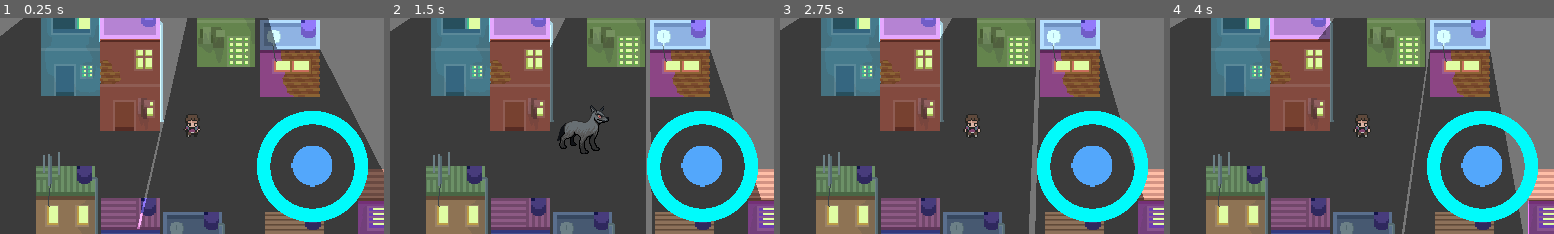
Above: before the commit, frames 1-4 (left to right).
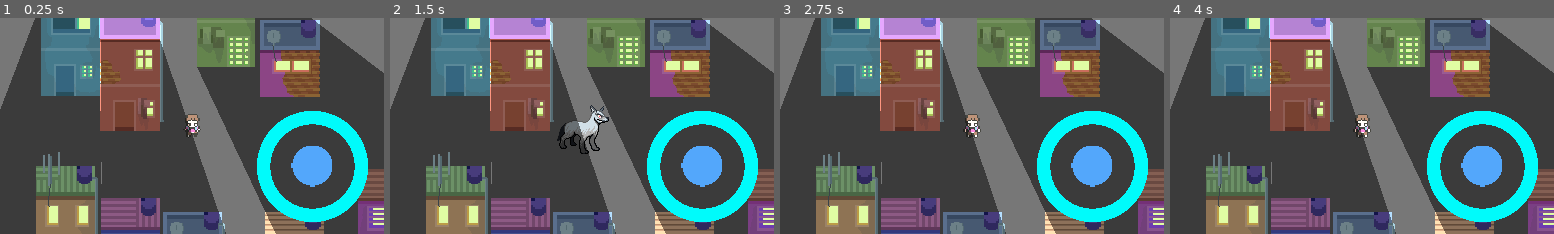
Above: after the commit, the same moments.

Repository: StitchedTeam/werewolf
Game: Godot game, scene res://Sandbox/Sandbox.tscn
Two runs of this game, one before a commit and one after it. Both use one fixed random seed, a clock stepped at 60 frames per second and the inputs below. This scene is started directly instead of the project's main scene.
Inputs (mouse positions are in pixels of both pictures, inside the frame that each line leads up to):
- Up to frame 1 (0.25 s): no input
- Up to frame 2 (1.5 s): tap Enter at 0.5 s; move the mouse to (666, 115) at 0.52 s; press the mouse at (666, 115) at 0.53 s; hold Right (ui_right) 0.53-1.28 s; tap Space (ui_select) at 0.77 s; move the mouse to (505, 136) at 1.27 s; release the mouse at (505, 136) at 1.28 s; hold Left (ui_left) from 1.28 s (still down); click (505, 136) at 1.35 s
- Up to frame 3 (2.75 s): tap Space (ui_select) at 1.52 s; move the mouse to (1010, 78) at 2.02 s; release Left (ui_left) at 2.03 s; press the mouse at (1010, 78) at 2.03 s; hold Right (ui_right) from 2.03 s (still down)
- Up to frame 4 (4 s): move the mouse to (1342, 169) at 2.77 s; release the mouse at (1342, 169) at 2.78 s; click (1342, 169) at 2.85 s; tap Space (ui_select) at 3.02, 3.77 s; move the mouse to (1477, 158) at 3.52 s; release Right (ui_right) at 3.53 s; press the mouse at (1477, 158) at 3.53 s; hold Left (ui_left) from 3.53 s (still down)

The runs differ from the first frame. In frame 1, 18% of the frame differs, in the area x 0-100%, y 0-100%; in frame 2, 20%; in frame 3, 21%; in frame 4, 22%.
Error after the commit: Invalid get index 'position' (on base: 'null instance'). (res://Sandbox/Sandbox.gd:21)

Commit message:
created Moonlight scene and added radial raycasts

Diff:
--- a/Werewolf/Characters/Werewolf.tscn
+++ b/Werewolf/Characters/Werewolf.tscn
@@ -559,6 +559,7 @@
 blend_times = [  ]
 
 [node name="Camera2D" type="Camera2D" parent="."]
+editor/display_folded = true
 anchor_mode = 1
 rotating = false
 current = true
--- a/Werewolf/Props/Moonlight.tscn
+++ b/Werewolf/Props/Moonlight.tscn
@@ -1,20 +1,353 @@
-[gd_scene load_steps=2 format=2]
-
-[sub_resource type="ConvexPolygonShape2D" id=1]
-
-custom_solver_bias = 0.0
-points = PoolVector2Array( 5, 0, 15, 10, -15, 10, -5, 0 )
-_sections_unfolded = [ "points" ]
-
-[node name="Moonlight" type="Area2D"]
-input_pickable = true
-gravity_vec = Vector2( 0, 1 )
-gravity = 98.0
-linear_damp = 0.1
-angular_damp = 1.0
-audio_bus_override = false
-audio_bus_name = "Master"
-
-[node name="CollisionShape2D" type="CollisionShape2D" parent="."]
-shape = SubResource( 1 )
-_sections_unfolded = [ "shape" ]
+[gd_scene load_steps=3 format=2]
+
+[ext_resource path="res://Assets/Sprites/Placeholder/bg.png" type="Texture" id=1]
+[ext_resource path="res://Assets/Sprites/Placeholder/white_large.png" type="Texture" id=2]
+
+[node name="Moonlight" type="Node2D"]
+
+[node name="Background" type="Sprite" parent="."]
+visible = false
+texture = ExtResource( 1 )
+_sections_unfolded = [ "Transform" ]
+__meta__ = {
+"_edit_lock_": true
+}
+
+[node name="Light2D" type="Light2D" parent="."]
+enabled = true
+editor_only = false
+texture = ExtResource( 2 )
+offset = Vector2( 0, 0 )
+texture_scale = 1.0
+color = Color( 1, 1, 1, 1 )
+energy = 1.0
+mode = 0
+range_height = 0.0
+range_z_min = -1024
+range_z_max = 0
+range_layer_min = 0
+range_layer_max = 0
+range_item_cull_mask = 1
+shadow_enabled = true
+shadow_color = Color( 0, 0, 0, 0 )
+shadow_buffer_size = 2048
+shadow_gradient_length = 0.0
+shadow_filter = 0
+shadow_filter_smooth = 0.0
+shadow_item_cull_mask = 1
+_sections_unfolded = [ "Range", "Shadow", "Transform" ]
+__meta__ = {
+"_edit_lock_": true
+}
+
+[node name="RaycastsR" type="Node2D" parent="."]
+editor/display_folded = true
+
+[node name="RayCast2D" type="RayCast2D" parent="RaycastsR"]
+enabled = false
+exclude_parent = true
+cast_to = Vector2( 0, 512 )
+collision_mask = 1
+
+[node name="RayCast2D2" type="RayCast2D" parent="RaycastsR"]
+enabled = false
+exclude_parent = true
+cast_to = Vector2( 32, 512 )
+collision_mask = 1
+
+[node name="RayCast2D3" type="RayCast2D" parent="RaycastsR"]
+enabled = false
+exclude_parent = true
+cast_to = Vector2( 64, 512 )
+collision_mask = 1
+
+[node name="RayCast2D4" type="RayCast2D" parent="RaycastsR"]
+enabled = false
+exclude_parent = true
+cast_to = Vector2( 96, 512 )
+collision_mask = 1
+
+[node name="RayCast2D5" type="RayCast2D" parent="RaycastsR"]
+enabled = false
+exclude_parent = true
+cast_to = Vector2( 128, 512 )
+collision_mask = 1
+
+[node name="RayCast2D6" type="RayCast2D" parent="RaycastsR"]
+enabled = false
+exclude_parent = true
+cast_to = Vector2( 160, 512 )
+collision_mask = 1
+
+[node name="RayCast2D7" type="RayCast2D" parent="RaycastsR"]
+enabled = false
+exclude_parent = true
+cast_to = Vector2( 192, 512 )
+collision_mask = 1
+
+[node name="RayCast2D8" type="RayCast2D" parent="RaycastsR"]
+enabled = false
+exclude_parent = true
+cast_to = Vector2( 224, 512 )
+collision_mask = 1
+
+[node name="RayCast2D9" type="RayCast2D" parent="RaycastsR"]
+enabled = false
+exclude_parent = true
+cast_to = Vector2( 256, 512 )
+collision_mask = 1
+
+[node name="RayCast2D10" type="RayCast2D" parent="RaycastsR"]
+enabled = false
+exclude_parent = true
+cast_to = Vector2( 288, 512 )
+collision_mask = 1
+
+[node name="RayCast2D11" type="RayCast2D" parent="RaycastsR"]
+enabled = false
+exclude_parent = true
+cast_to = Vector2( 320, 512 )
+collision_mask = 1
+
+[node name="RayCast2D12" type="RayCast2D" parent="RaycastsR"]
+enabled = false
+exclude_parent = true
+cast_to = Vector2( 352, 512 )
+collision_mask = 1
+
+[node name="RayCast2D13" type="RayCast2D" parent="RaycastsR"]
+enabled = false
+exclude_parent = true
+cast_to = Vector2( 384, 512 )
+collision_mask = 1
+
+[node name="RayCast2D14" type="RayCast2D" parent="RaycastsR"]
+enabled = false
+exclude_parent = true
+cast_to = Vector2( 416, 512 )
+collision_mask = 1
+
+[node name="RayCast2D15" type="RayCast2D" parent="RaycastsR"]
+enabled = false
+exclude_parent = true
+cast_to = Vector2( 448, 512 )
+collision_mask = 1
+
+[node name="RayCast2D16" type="RayCast2D" parent="RaycastsR"]
+enabled = false
+exclude_parent = true
+cast_to = Vector2( 480, 512 )
+collision_mask = 1
+
+[node name="RayCast2D17" type="RayCast2D" parent="RaycastsR"]
+enabled = false
+exclude_parent = true
+cast_to = Vector2( 512, 512 )
+collision_mask = 1
+
+[node name="RayCast2D18" type="RayCast2D" parent="RaycastsR"]
+enabled = false
+exclude_parent = true
+cast_to = Vector2( 544, 512 )
+collision_mask = 1
+
+[node name="RayCast2D19" type="RayCast2D" parent="RaycastsR"]
+enabled = false
+exclude_parent = true
+cast_to = Vector2( 576, 512 )
+collision_mask = 1
+
+[node name="RayCast2D20" type="RayCast2D" parent="RaycastsR"]
+enabled = false
+exclude_parent = true
+cast_to = Vector2( 608, 512 )
+collision_mask = 1
+
+[node name="RayCast2D21" type="RayCast2D" parent="RaycastsR"]
+enabled = false
+exclude_parent = true
+cast_to = Vector2( 640, 512 )
+collision_mask = 1
+
+[node name="RayCast2D22" type="RayCast2D" parent="RaycastsR"]
+enabled = false
+exclude_parent = true
+cast_to = Vector2( 672, 512 )
+collision_mask = 1
+
+[node name="RayCast2D23" type="RayCast2D" parent="RaycastsR"]
+enabled = false
+exclude_parent = true
+cast_to = Vector2( 704, 512 )
+collision_mask = 1
+
+[node name="RayCast2D24" type="RayCast2D" parent="RaycastsR"]
+enabled = false
+exclude_parent = true
+cast_to = Vector2( 704, 512 )
+collision_mask = 1
+
+[node name="RayCast2D25" type="RayCast2D" parent="RaycastsR"]
+enabled = false
+exclude_parent = true
+cast_to = Vector2( 736, 512 )
+collision_mask = 1
+
+[node name="RayCast2D26" type="RayCast2D" parent="RaycastsR"]
+enabled = false
+exclude_parent = true
+cast_to = Vector2( 768, 512 )
+collision_mask = 1
+
+[node name="RaycastsL" type="Node2D" parent="."]
+editor/display_folded = true
+
+[node name="RayCast2D2" type="RayCast2D" parent="RaycastsL"]
+enabled = false
+exclude_parent = true
+cast_to = Vector2( -32, 512 )
+collision_mask = 1
+
+[node name="RayCast2D3" type="RayCast2D" parent="RaycastsL"]
+enabled = false
+exclude_parent = true
+cast_to = Vector2( -64, 512 )
+collision_mask = 1
+
+[node name="RayCast2D4" type="RayCast2D" parent="RaycastsL"]
+enabled = false
+exclude_parent = true
+cast_to = Vector2( -96, 512 )
+collision_mask = 1
+
+[node name="RayCast2D5" type="RayCast2D" parent="RaycastsL"]
+enabled = false
+exclude_parent = true
+cast_to = Vector2( -128, 512 )
+collision_mask = 1
+
+[node name="RayCast2D6" type="RayCast2D" parent="RaycastsL"]
+enabled = false
+exclude_parent = true
+cast_to = Vector2( -160, 512 )
+collision_mask = 1
+
+[node name="RayCast2D7" type="RayCast2D" parent="RaycastsL"]
+enabled = false
+exclude_parent = true
+cast_to = Vector2( -192, 512 )
+collision_mask = 1
+
+[node name="RayCast2D8" type="RayCast2D" parent="RaycastsL"]
+enabled = false
+exclude_parent = true
+cast_to = Vector2( -224, 512 )
+collision_mask = 1
+
+[node name="RayCast2D9" type="RayCast2D" parent="RaycastsL"]
+enabled = false
+exclude_parent = true
+cast_to = Vector2( -256, 512 )
+collision_mask = 1
+
+[node name="RayCast2D10" type="RayCast2D" parent="RaycastsL"]
+enabled = false
+exclude_parent = true
+cast_to = Vector2( -288, 512 )
+collision_mask = 1
+
+[node name="RayCast2D11" type="RayCast2D" parent="RaycastsL"]
+enabled = false
+exclude_parent = true
+cast_to = Vector2( -320, 512 )
+collision_mask = 1
+
+[node name="RayCast2D12" type="RayCast2D" parent="RaycastsL"]
+enabled = false
+exclude_parent = true
+cast_to = Vector2( -352, 512 )
+collision_mask = 1
+
+[node name="RayCast2D13" type="RayCast2D" parent="RaycastsL"]
+enabled = false
+exclude_parent = true
+cast_to = Vector2( -384, 512 )
+collision_mask = 1
+
+[node name="RayCast2D14" type="RayCast2D" parent="RaycastsL"]
+enabled = false
+exclude_parent = true
+cast_to = Vector2( -416, 512 )
+collision_mask = 1
+
+[node name="RayCast2D15" type="RayCast2D" parent="RaycastsL"]
+enabled = false
+exclude_parent = true
+cast_to = Vector2( -448, 512 )
+collision_mask = 1
+
+[node name="RayCast2D16" type="RayCast2D" parent="RaycastsL"]
+enabled = false
+exclude_parent = true
+cast_to = Vector2( -480, 512 )
+collision_mask = 1
+
+[node name="RayCast2D17" type="RayCast2D" parent="RaycastsL"]
+enabled = false
+exclude_parent = true
+cast_to = Vector2( -512, 512 )
+collision_mask = 1
+
+[node name="RayCast2D18" type="RayCast2D" parent="RaycastsL"]
+enabled = false
+exclude_parent = true
+cast_to = Vector2( -544, 512 )
+collision_mask = 1
+
+[node name="RayCast2D19" type="RayCast2D" parent="RaycastsL"]
+enabled = false
+exclude_parent = true
+cast_to = Vector2( -576, 512 )
+collision_mask = 1
+
+[node name="RayCast2D20" type="RayCast2D" parent="RaycastsL"]
+enabled = false
+exclude_parent = true
+cast_to = Vector2( -608, 512 )
+collision_mask = 1
+
+[node name="RayCast2D21" type="RayCast2D" parent="RaycastsL"]
+enabled = false
+exclude_parent = true
+cast_to = Vector2( -640, 512 )
+collision_mask = 1
+
+[node name="RayCast2D22" type="RayCast2D" parent="RaycastsL"]
+enabled = false
+exclude_parent = true
+cast_to = Vector2( -672, 512 )
+collision_mask = 1
+
+[node name="RayCast2D23" type="RayCast2D" parent="RaycastsL"]
+enabled = false
+exclude_parent = true
+cast_to = Vector2( -704, 512 )
+collision_mask = 1
+
+[node name="RayCast2D24" type="RayCast2D" parent="RaycastsL"]
+enabled = false
+exclude_parent = true
+cast_to = Vector2( -704, 512 )
+collision_mask = 1
+
+[node name="RayCast2D25" type="RayCast2D" parent="RaycastsL"]
+enabled = false
+exclude_parent = true
+cast_to = Vector2( -736, 512 )
+collision_mask = 1
+
+[node name="RayCast2D26" type="RayCast2D" parent="RaycastsL"]
+enabled = false
+exclude_parent = true
+cast_to = Vector2( -768, 512 )
+collision_mask = 1
--- a/Werewolf/Sandbox/Sandbox.tscn
+++ b/Werewolf/Sandbox/Sandbox.tscn
@@ -3,7 +3,7 @@
 [ext_resource path="res://Sandbox/Sandbox.gd" type="Script" id=1]
 [ext_resource path="res://Props/Scenario.tscn" type="PackedScene" id=2]
 [ext_resource path="res://Characters/Werewolf.tscn" type="PackedScene" id=3]
-[ext_resource path="res://Assets/Sprites/Placeholder/white_large.png" type="Texture" id=4]
+[ext_resource path="res://Props/Moonlight.tscn" type="PackedScene" id=4]
 
 [sub_resource type="Animation" id=3]
 
@@ -20,31 +20,6 @@
 [node name="Werewolf" parent="." instance=ExtResource( 3 )]
 position = Vector2( 140, 110 )
 
-[node name="Light2D" type="Light2D" parent="."]
-position = Vector2( 171, -155 )
-enabled = true
-editor_only = false
-texture = ExtResource( 4 )
-offset = Vector2( 0, 0 )
-texture_scale = 1.0
-color = Color( 1, 1, 1, 1 )
-energy = 1.0
-mode = 0
-range_height = 0.0
-range_z_min = -1024
-range_z_max = 0
-range_layer_min = 0
-range_layer_max = 0
-range_item_cull_mask = 1
-shadow_enabled = true
-shadow_color = Color( 0, 0, 0, 0 )
-shadow_buffer_size = 2048
-shadow_gradient_length = 0.0
-shadow_filter = 0
-shadow_filter_smooth = 0.0
-shadow_item_cull_mask = 1
-_sections_unfolded = [ "Range", "Shadow" ]
-
 [node name="AnimationPlayer" type="AnimationPlayer" parent="."]
 root_node = NodePath("..")
 autoplay = ""
@@ -53,3 +28,6 @@
 playback_speed = 1.0
 anims/LightCycle = SubResource( 3 )
 blend_times = [  ]
+
+[node name="Moonlight" parent="." instance=ExtResource( 4 )]
+position = Vector2( 45, -161 )
